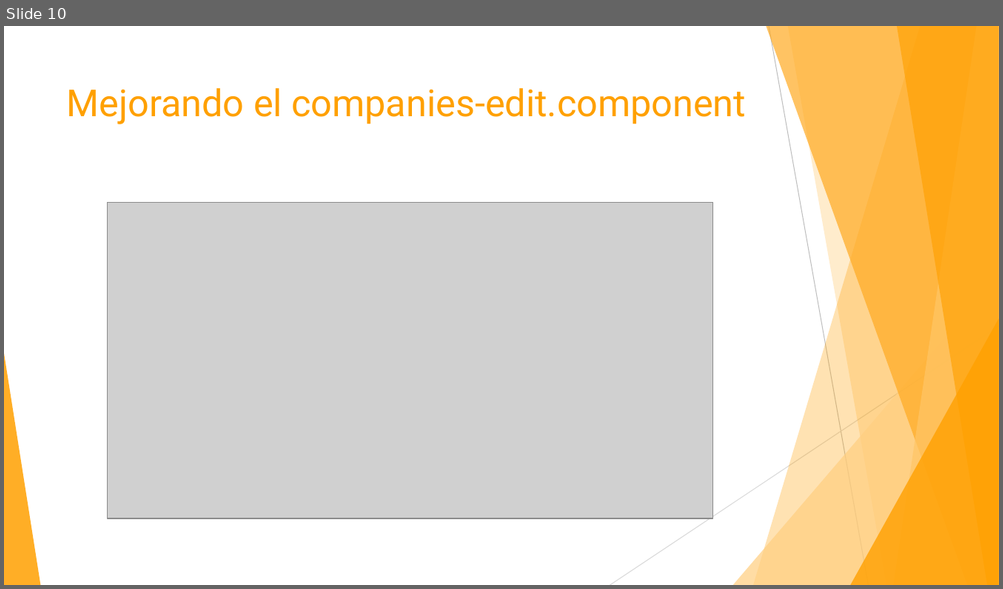
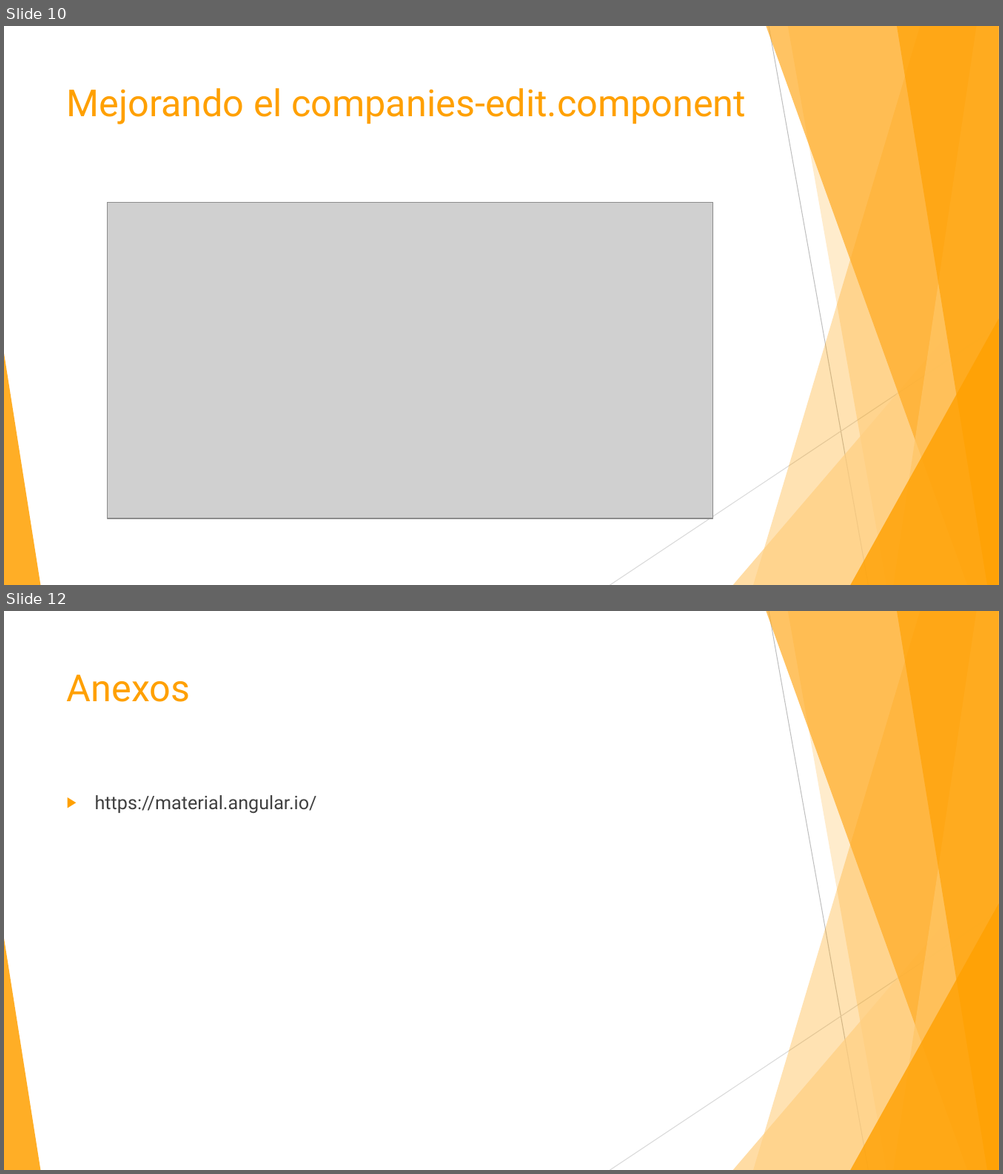
Before and after one commit to rabp99/app-heroes-frontend, a slide deck: documentacion/clase 2.pptx. Shown one above the other, each under a label of ours: slide 10 before the commit, slides 10 and 12 after it; the slides between them are not shown. The pictures are 1003x589 and 1003x1174 pixels, drawn with LibreOffice and Linux fonts; fonts in the diff are those of the drawing; grey boxes stand for pictures. Boxes give left, top, right and bottom in pixels: in the first picture for what was removed or moved away, otherwise in the second. Text is boxed around its words. In the diff, an @@ line names an element or a change of style, - is before the commit and + after.

```diff
--- a/documentacion/clase 2.pptx
+++ b/documentacion/clase 2.pptx
@@ slide 12 added at (4,611,999,1170), background #FFFFFF; not listed: 10 template elements that a slide beside it also shows @@
@@ title added at (67,675,190,702), 36 pt, text #FFA000 @@
+Anexos
@@ text added at (95,795,317,814), 18 pt, text #404040 @@
+▶ https://material.angular.io/
```
Also in this commit, not shown: 3 slides changed, 2 slides removed, 10 other files.
